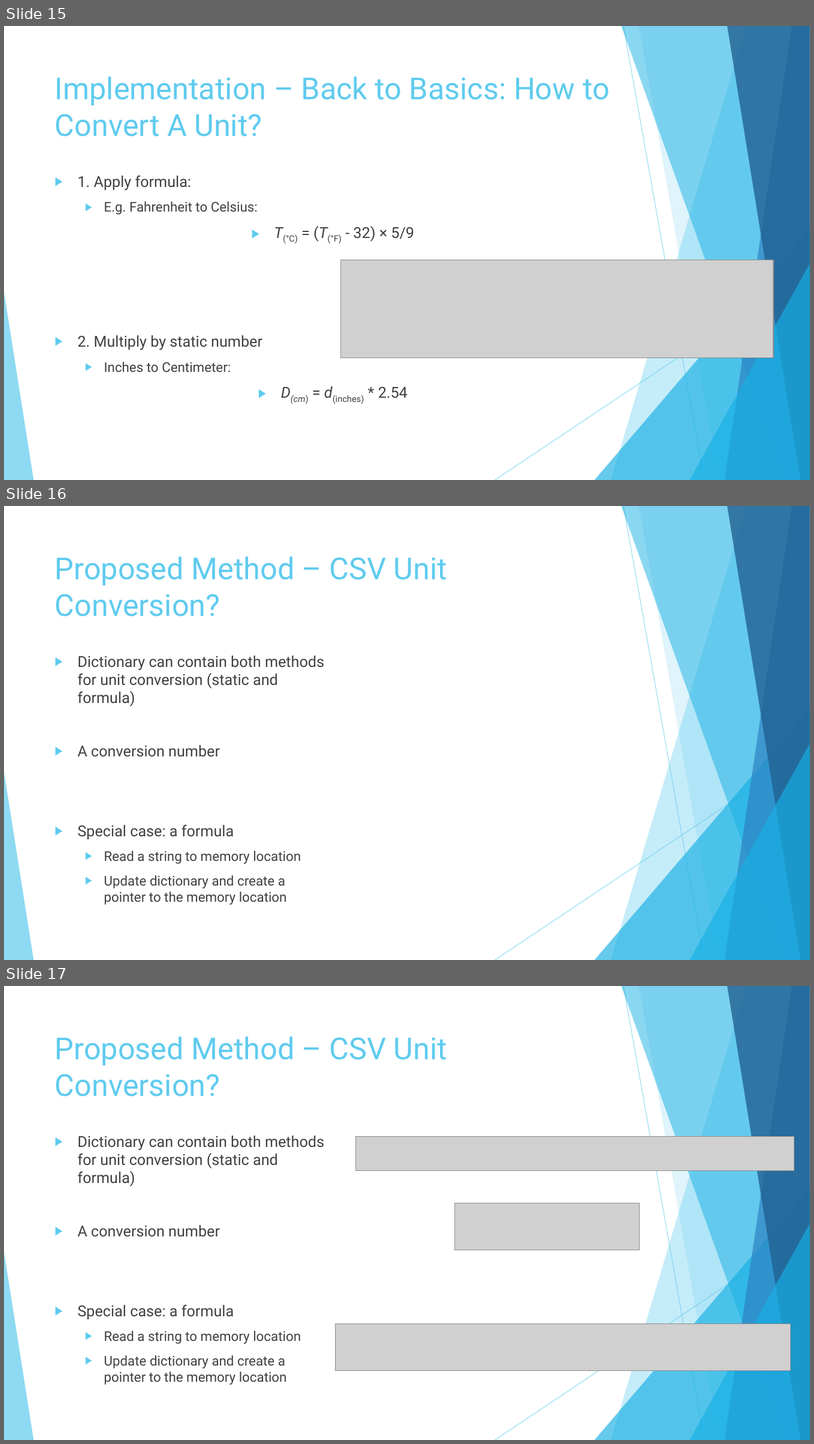
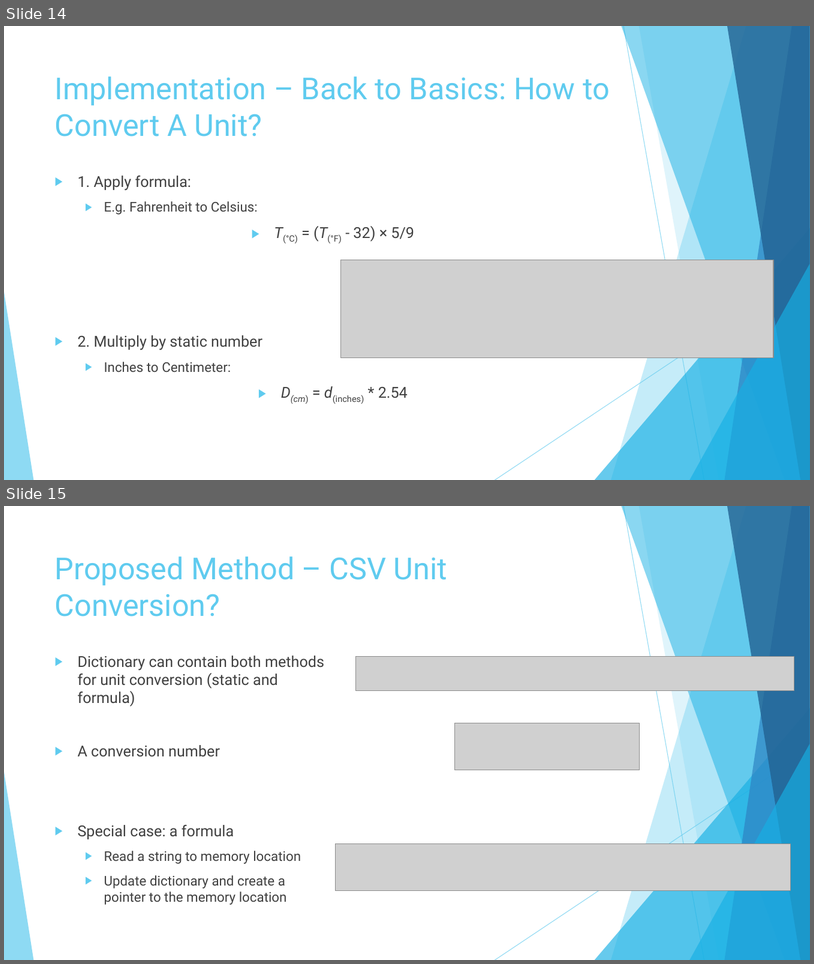
Before and after one commit to mihransimonian/Uva-Block3-Big_Data-Assignment, a slide deck: Presentation/Converting Units Across Multiple Data Sources Using CSV.pptx. Shown one above the other, each under a label of ours: slides 15, 16 and 17 before the commit, slides 14 and 15 after it. The pictures are 814x1444 and 814x964 pixels, drawn with LibreOffice and Linux fonts; fonts in the diff are those of the drawing; grey boxes stand for pictures. Boxes give left, top, right and bottom in pixels: in the first picture for what was removed or moved away, otherwise in the second. Text is boxed around its words. In the diff, an @@ line names an element or a change of style, - is before the commit and + after.

```diff
--- a/Presentation/Converting Units Across Multiple Data Sources Using CSV.pptx
+++ b/Presentation/Converting Units Across Multiple Data Sources Using CSV.pptx
@@ slide 16 removed at <box>4,506,810,960</box>, background #FFFFFF; not listed: 10 template elements that a slide beside it also shows @@
@@ title removed at <box>55,556,447,616</box> @@
-Proposed Method – CSV Unit Conversion?
@@ text removed at <box>78,655,324,904</box> @@
-▶ Dictionary can contain both methods for unit conversion (static and formula)
-▶ A conversion number
-▶ Special case: a formula
-  ▶ Read a string to memory location
-  ▶ Update dictionary and create a pointer to the memory location
@@ what was slide 15 is now slide 14 @@
@@ what was slide 17 is now slide 15 @@
```
Also in this commit, not shown: 4 slides changed, 4 slides added, 6 other slides removed, 1 other file.
